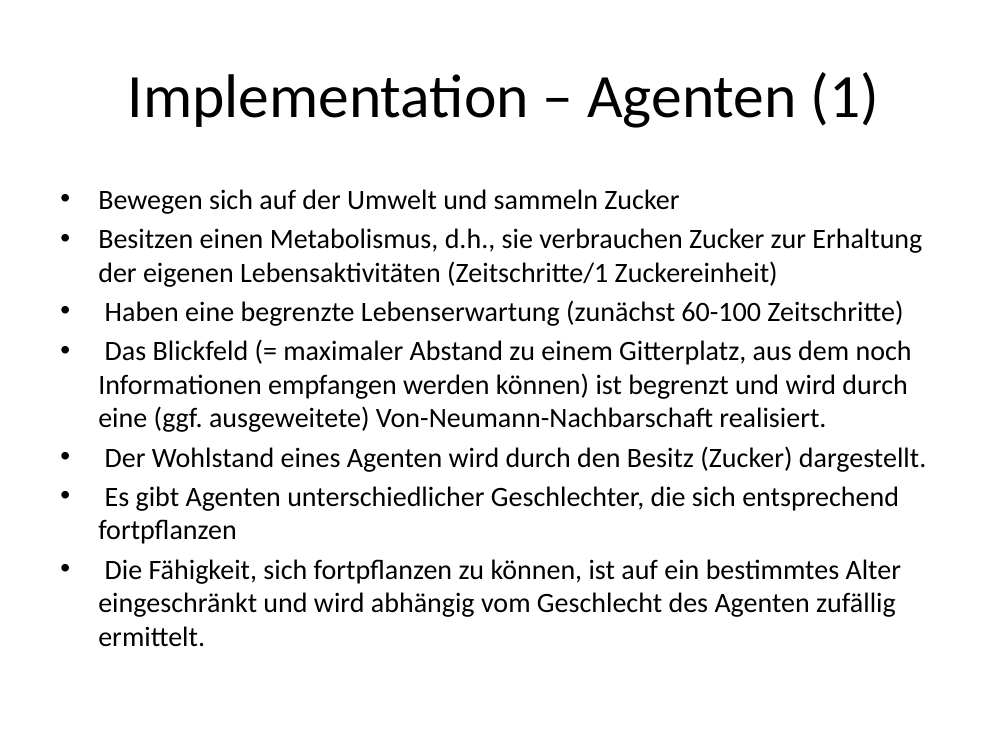
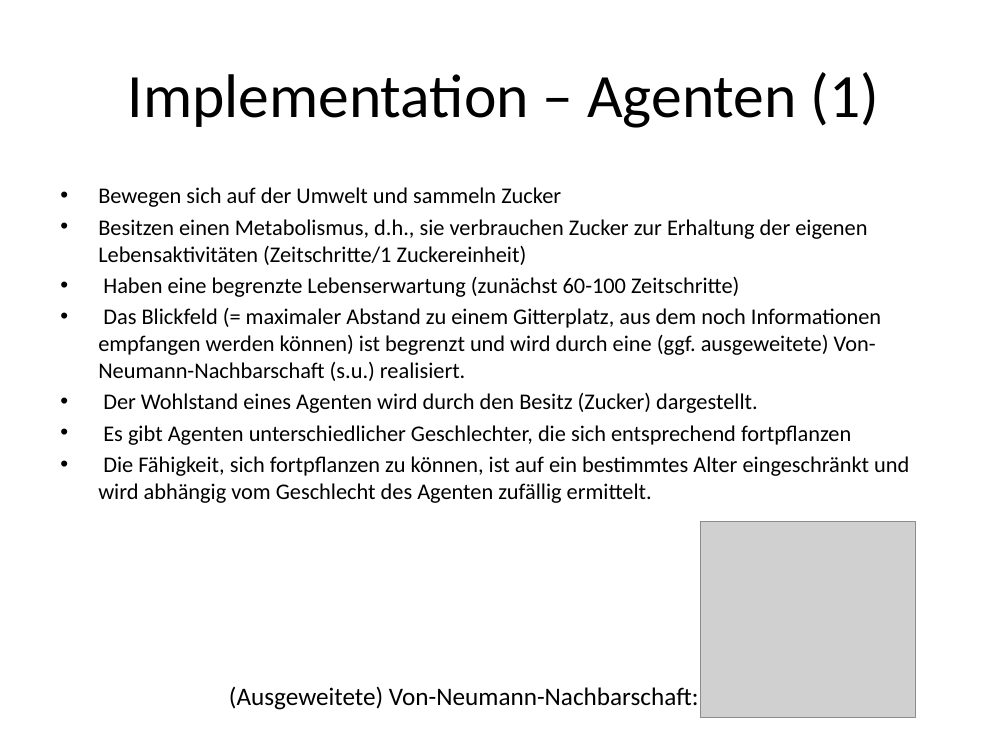
Before and after one commit to wsmirnow/Sugarscape, a slide deck: slide 6 of Presentation/Presentation.pptx. Drawn at 1008x756 pixels with LibreOffice and Linux fonts; fonts in the diff are those of the drawing; grey boxes stand for pictures. Boxes give left, top, right and bottom in pixels: in the first picture for what was removed or moved away, otherwise in the second. Text is boxed around its words. In the diff, an @@ line names an element or a change of style, - is before the commit and + after.

```diff
--- a/Presentation/Presentation.pptx
+++ b/Presentation/Presentation.pptx
@@ text at (98, 187, 909, 503): size 20 to 16 pt in "Bewegen sich auf der Umwelt und sammeln ...", "Besitzen einen Metabolismus, d.h., sie verbrauchen Zucker ...", "Haben eine begrenzte Lebenserwartung (zunächst 60-100 Zeitsc ...", "Der Wohlstand eines Agenten wird durch den ..." and 2 more places @@
@@ text at (98, 308, 881, 381): text changed; size 20 to 16 pt @@
-• Das Blickfeld (= maximaler Abstand zu einem Gitterplatz, aus dem noch Informationen empfangen werden können) ist begrenzt und wird durch eine (ggf. ausgeweitete) Von-Neumann-Nachbarschaft realisiert.
+• Das Blickfeld (= maximaler Abstand zu einem Gitterplatz, aus dem noch Informationen empfangen werden können) ist begrenzt und wird durch eine (ggf. ausgeweitete) Von-Neumann-Nachbarschaft (s.u.) realisiert.
@@ picture added at (701, 521, 915, 718) @@
@@ text added at (229, 687, 699, 710), 18 pt, text #000000 @@
+(Ausgeweitete) Von-Neumann-Nachbarschaft:
```
Also in this commit, not shown: 6 other slides changed, 2 other files.
